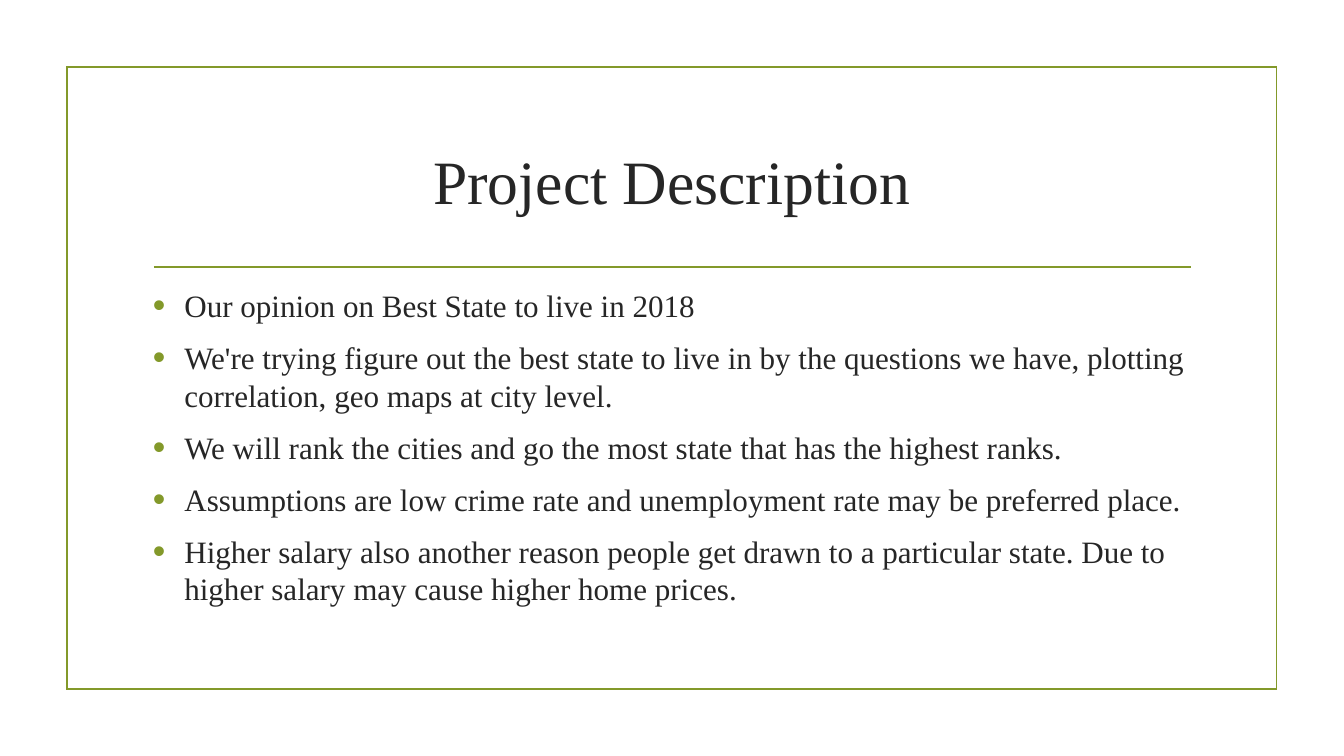
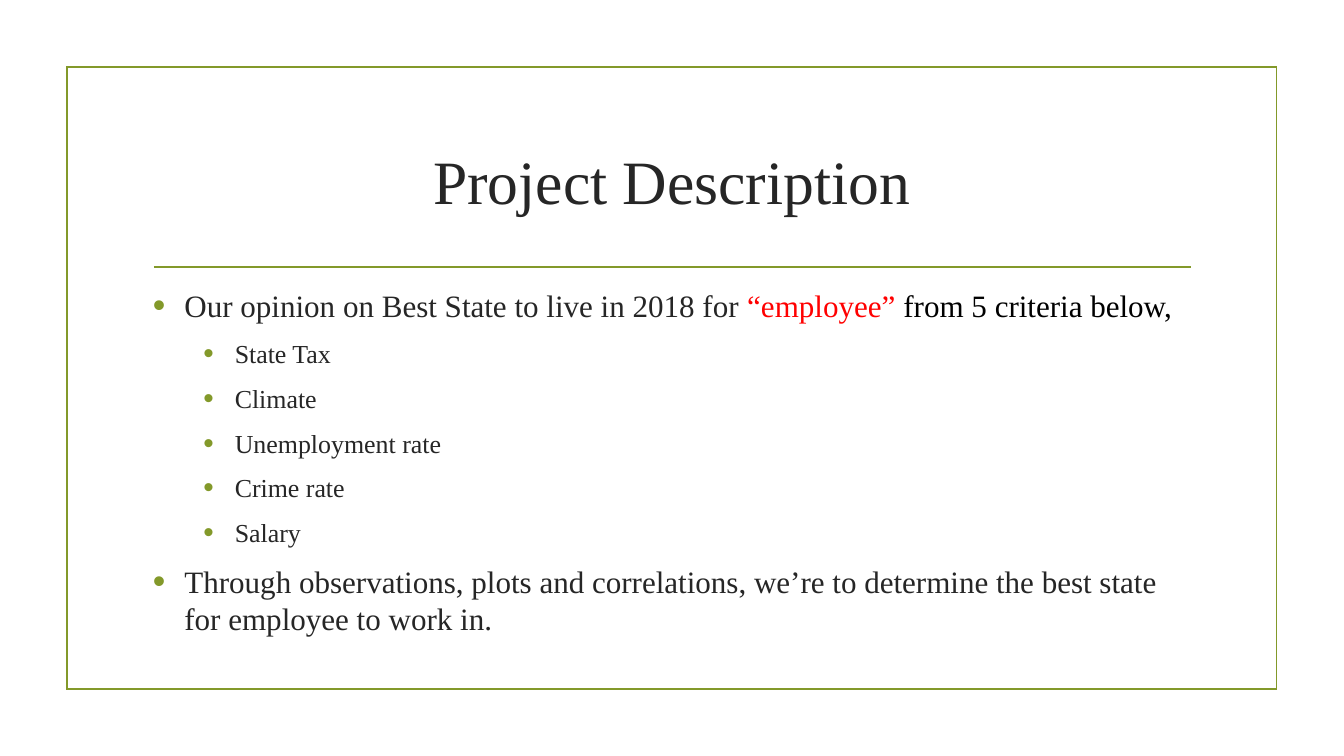
Before and after one commit to prakashbalasubramaniam/The_Incredible_Quad, a slide deck: slide 2 of Working_Presentation.pptx. Drawn at 1344x756 pixels with LibreOffice and Linux fonts; fonts in the diff are those of the drawing; background and template pictures are left out. Boxes give left, top, right and bottom in pixels: in the first picture for what was removed or moved away, otherwise in the second. Text is boxed around its words. In the diff, an @@ line names an element or a change of style, - is before the commit and + after.

Commit message:
Updated README.md to reflect new objective and questions. Upload Working_Presentation.pptx

```diff
--- a/Working_Presentation.pptx
+++ b/Working_Presentation.pptx
@@ text at [184,295,1172,636]: text changed @@
-• Our opinion on Best State to live in 2018
-• We're trying figure out the best state to live in by the questions we have, plotting correlation, geo maps at city level.
-• We will rank the cities and go the most state that has the highest ranks.
-• Assumptions are low crime rate and unemployment rate may be preferred place.
-• Higher salary also another reason people get drawn to a particular state. Due to higher salary may cause higher home prices.
+• Our opinion on Best State to live in 2018 for “employee” from 5 criteria below,
+  • State Tax
+  • Climate
+  • Unemployment rate
+  • Crime rate
+  • Salary
+• Through observations, plots and correlations, we’re to determine the best state for employee to work in.
```
Also in this commit, not shown: 4 other slides changed, 5 slides added, 1 slide removed, 4 other files.
